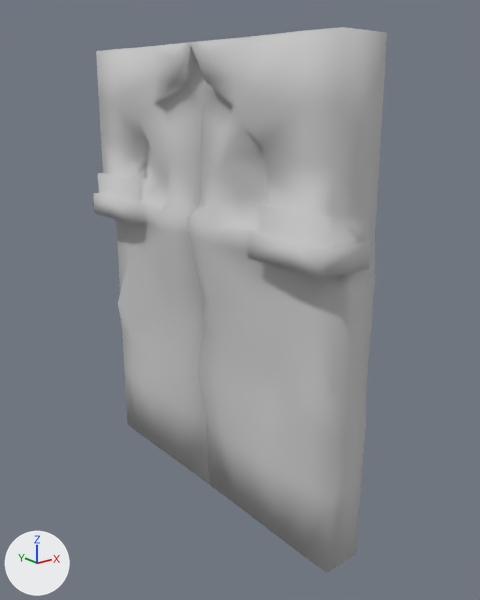
The FBX model PitLord/Assets/Models/Environment/DoorBossW_M.FBX: old version first, new version second.
Rendered twice from a camera (50 mm lens) standing at (-8.61, -13.34, 9.07) and looking at (0.11, -2.45, 4.71). The lights are fixed; the arrows at lower left show +X, +Y and +Z. Where no turn or scale is listed for an object, it has been applied to the vertices.

Script lines for the objects in view, before the commit:
```python
me_mesh = bpy.data.meshes.new('Mesh')
me_mesh.from_pydata(...)  # 134 vertices, 264 faces; spans x -1.09..0.43, y -2.01..2.03, z -9.96..0.0
me_mesh.materials.append(mat_material__25)  # its picture is missing
me_mesh_001 = bpy.data.meshes.new('Mesh.001')
me_mesh_001.from_pydata(...)  # 134 vertices, 264 faces; spans x -109.0..43.0, y -203.0..201.0, z 0.0..996.0
me_mesh_001.materials.append(mat_material__25)  # its picture is missing
ob_group4416 = bpy.data.objects.new('Group4416', me_mesh)
ob_group4416.location = (0.0, 0.0, 9.99)
ob_group4417 = bpy.data.objects.new('Group4417', me_mesh_001)
ob_group4417.location = (0.0, -3.95, 9.99)
ob_group4417.rotation_euler = (3.142, 0.0, 0.0)  # degrees (180, 0, 0)
ob_group4417.scale = (0.01, -0.01, 0.01)
```
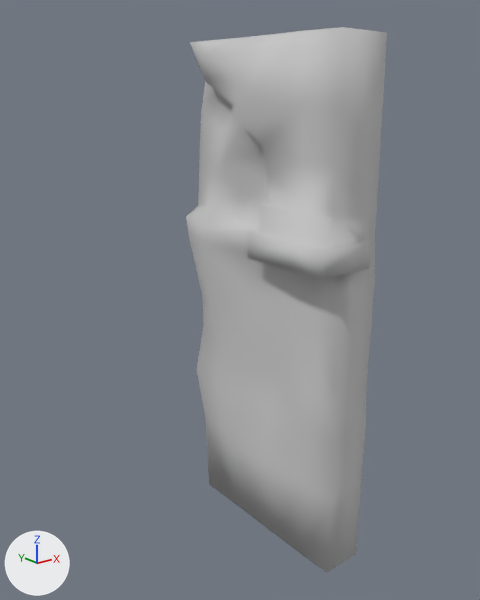
Where the newer file only moved an object's origin or applied its transform, the numbers keep the older frame.

The change in detail:
Object 'Group4416' (ob_group4416) is deleted.

Pixel boxes (x1, y1, x2, y2) of what changed, in the pictures (480 x 600 px):
'Group4416', deleted
    before: (93, 42, 211, 485)
